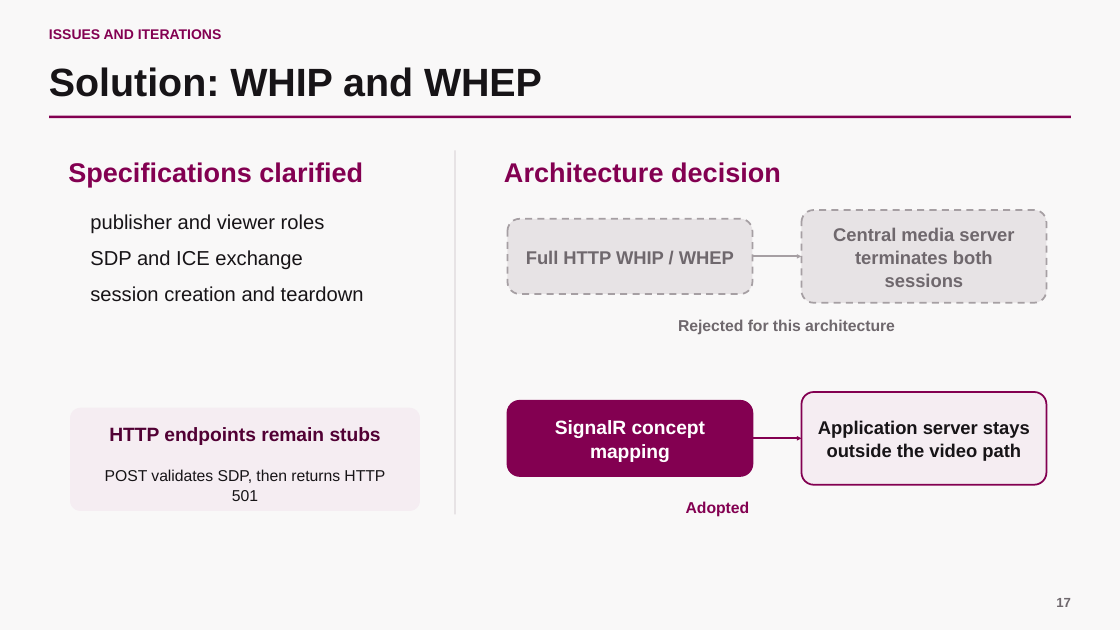
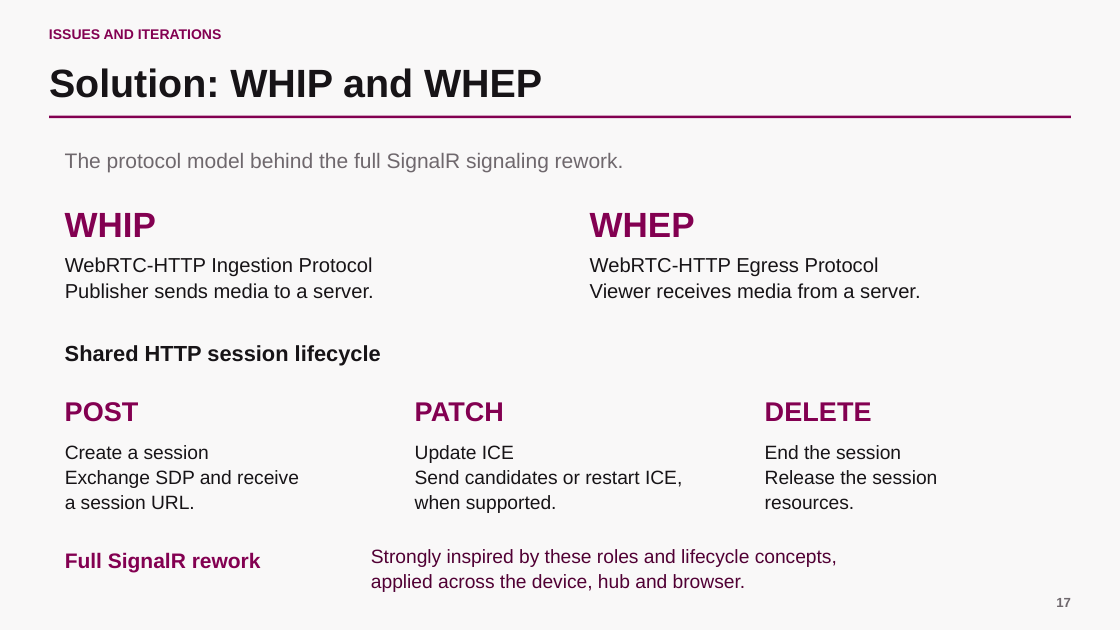
Before and after one commit to scarlet-radio-control/scarlet-radio-control, a slide deck: slide 17 of PRESENTATION.pptx. Drawn at 1120x630 pixels with LibreOffice and Linux fonts; fonts in the diff are those of the drawing. Boxes give left, top, right and bottom in pixels: in the first picture for what was removed or moved away, otherwise in the second. Text is boxed around its words. In the diff, an @@ line names an element or a change of style, - is before the commit and + after.

Commit message:
Update presentation file with recent modifications

```diff
--- a/PRESENTATION.pptx
+++ b/PRESENTATION.pptx
@@ text added at (65, 153, 624, 172), 18 pt, text #6F686D @@
+The protocol model behind the full SignalR signaling rework.
@@ text removed at (68, 162, 363, 187) @@
-Specifications clarified
@@ line removed from (455, 150) to (455, 514) @@
@@ text removed at (504, 162, 781, 183) @@
-Architecture decision
@@ text added at (65, 213, 156, 237), 30 pt, text #830051, bold @@
+WHIP
@@ text removed at (90, 214, 364, 302) @@
-publisher and viewer roles
-SDP and ICE exchange
-session creation and teardown
@@ rounded rectangle removed at (507, 218, 753, 294) @@
-Full HTTP WHIP / WHEP
@@ text added at (590, 213, 695, 237), 30 pt, text #830051, bold @@
+WHEP
@@ rounded rectangle removed at (802, 210, 1047, 302) @@
-Central media server
-terminates both sessions
@@ text added at (65, 257, 373, 299), 17.2 pt, text #171417 @@
+WebRTC-HTTP Ingestion Protocol
+Publisher sends media to a server.
@@ text added at (590, 257, 920, 299), 17.2 pt, text #171417 @@
+WebRTC-HTTP Egress Protocol
+Viewer receives media from a server.
@@ arrow removed from (753, 256) to (802, 256) @@
@@ text removed at (678, 319, 895, 334) @@
-Rejected for this architecture
@@ text added at (65, 345, 381, 366), 18.8 pt, text #171417, bold @@
+Shared HTTP session lifecycle
@@ text added at (65, 402, 139, 422), 23.2 pt, text #830051, bold @@
+POST
@@ rounded rectangle removed at (70, 408, 420, 511) @@
@@ text added at (415, 402, 504, 422), 23.2 pt, text #830051, bold @@
+PATCH
@@ rounded rectangle removed at (507, 401, 753, 476) @@
-SignalR concept mapping
@@ text added at (765, 402, 872, 421), 23.2 pt, text #830051, bold @@
+DELETE
@@ rounded rectangle removed at (802, 392, 1047, 485) @@
-Application server stays
-outside the video path
@@ text added at (65, 445, 299, 509), 16.5 pt, text #171417 @@
+Create a session
+Exchange SDP and receive
+a session URL.
@@ text removed at (109, 427, 381, 445) @@
-HTTP endpoints remain stubs
@@ text added at (415, 445, 682, 513), 16.5 pt, text #171417 @@
+Update ICE
+Send candidates or restart ICE,
+when supported.
@@ arrow removed from (753, 439) to (802, 439) @@
@@ text added at (765, 445, 937, 509), 16.5 pt, text #171417 @@
+End the session
+Release the session
+resources.
@@ text removed at (105, 469, 385, 501) @@
-POST validates SDP, then returns HTTP 501
@@ text removed at (686, 501, 750, 517) @@
-Adopted
@@ text added at (65, 552, 261, 573), 18 pt, text #830051, bold @@
+Full SignalR rework
@@ text added at (371, 549, 837, 592), 16.5 pt, text #510034 @@
+Strongly inspired by these roles and lifecycle concepts,
+applied across the device, hub and browser.
```
